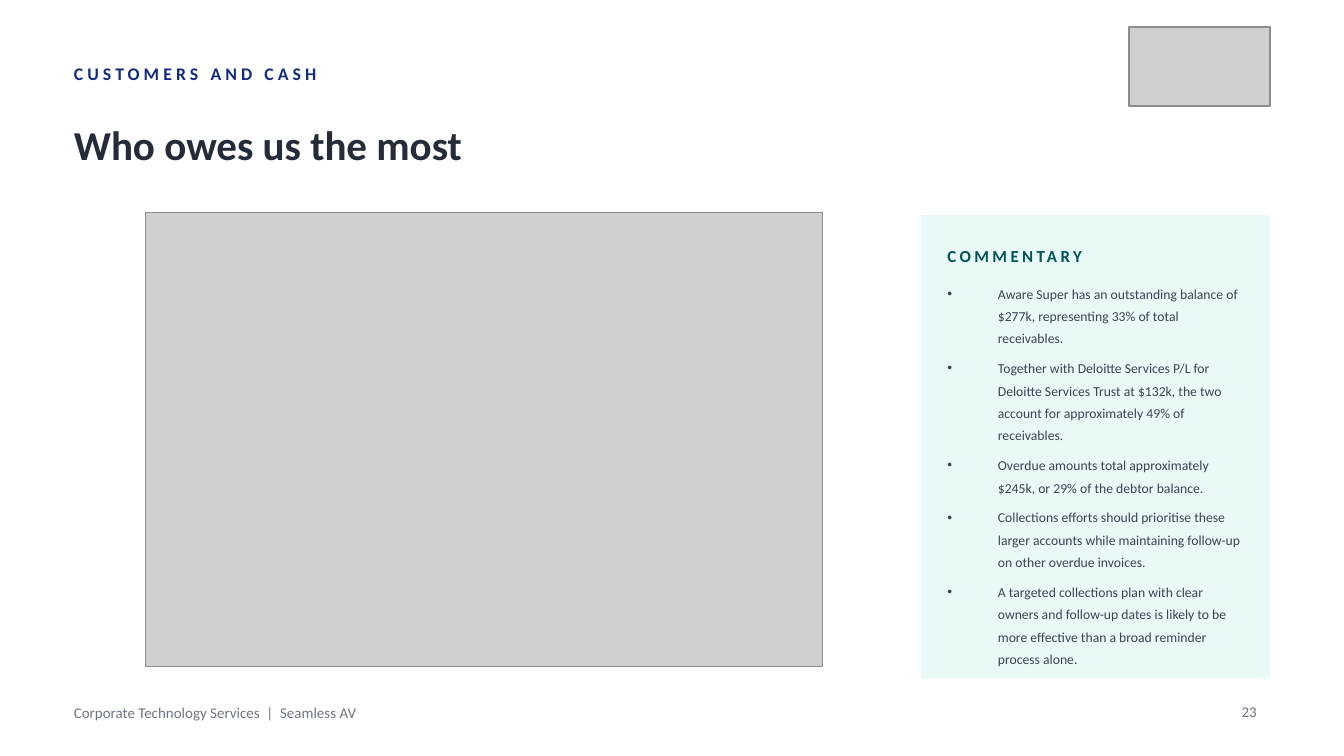
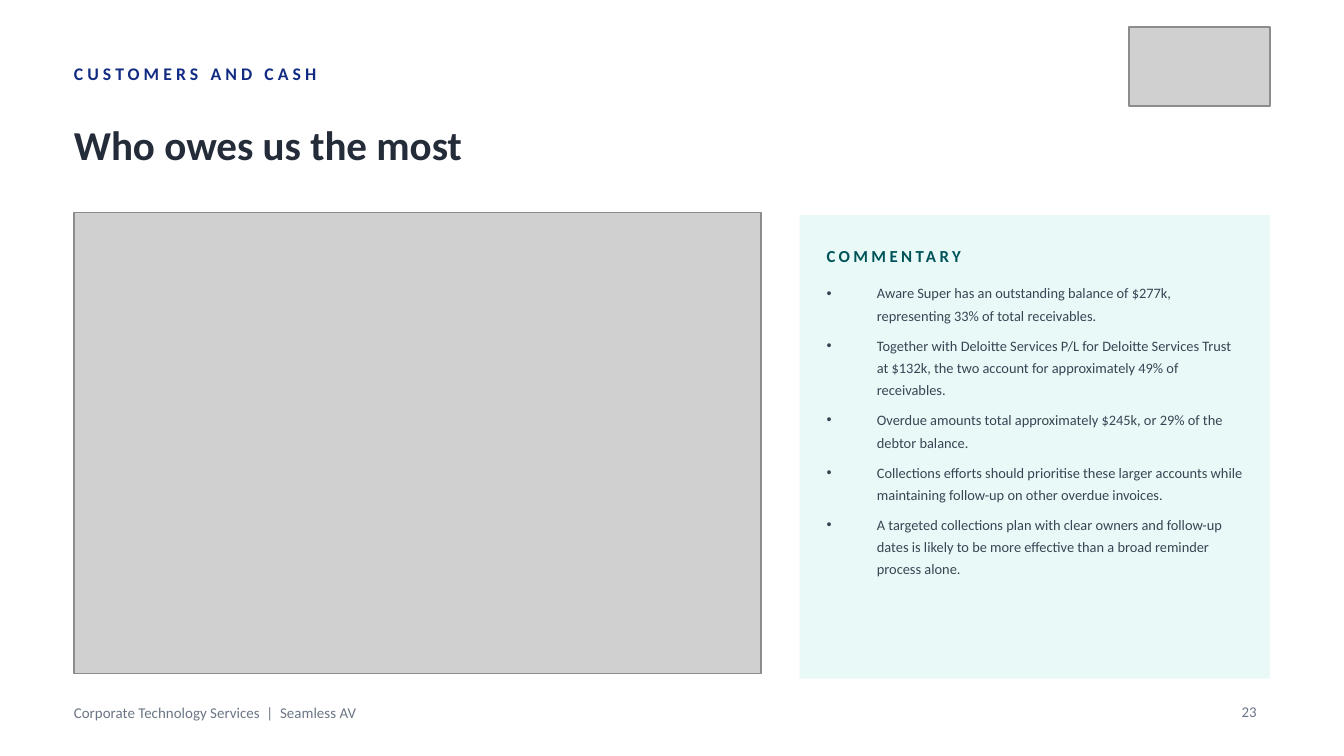
Before and after one commit to WesleyNelson-O33/Claude, a slide deck: slide 23 of deck/CTS Monthly Business Review - 30092026.pptx. Drawn at 1344x756 pixels with LibreOffice and Linux fonts; fonts in the diff are those of the drawing; grey boxes stand for pictures. Boxes give left, top, right and bottom in pixels: in the first picture for what was removed or moved away, otherwise in the second. Text is boxed around its words. In the diff, an @@ line names an element or a change of style, - is before the commit and + after.

```diff
--- a/deck/CTS Monthly Business Review - 30092026.pptx
+++ b/deck/CTS Monthly Business Review - 30092026.pptx
@@ picture resized from (x1=145, y1=212, x2=823, y2=667) to (x1=74, y1=212, x2=761, y2=673) @@
@@ rectangle resized from (x1=921, y1=215, x2=1270, y2=679) to (x1=800, y1=215, x2=1270, y2=679) @@
@@ text "COMMENTARY" rewrapped from (x1=948, y1=239, x2=1243, y2=273) to (x1=827, y1=239, x2=1243, y2=273) @@
@@ text "Aware Super has an outstanding ..." moved from (x1=998, y1=289, x2=1240, y2=664) to (x1=877, y1=288, x2=1243, y2=577) @@
@@ text "Aware Super has an outstanding ..." at (x1=877, y1=288, x2=1243, y2=577): size 7.4 to 7.8 pt @@
```
Also in this commit, not shown: 20 other slides changed, 1 other file.
